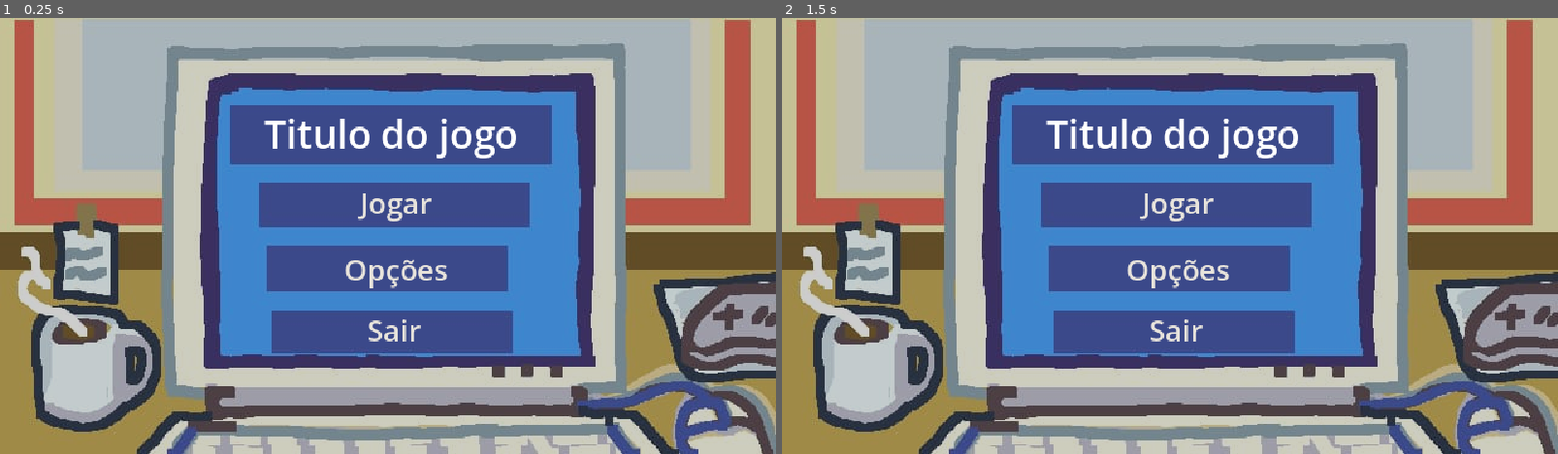
Above: before the commit, frames 1-2 (left to right).
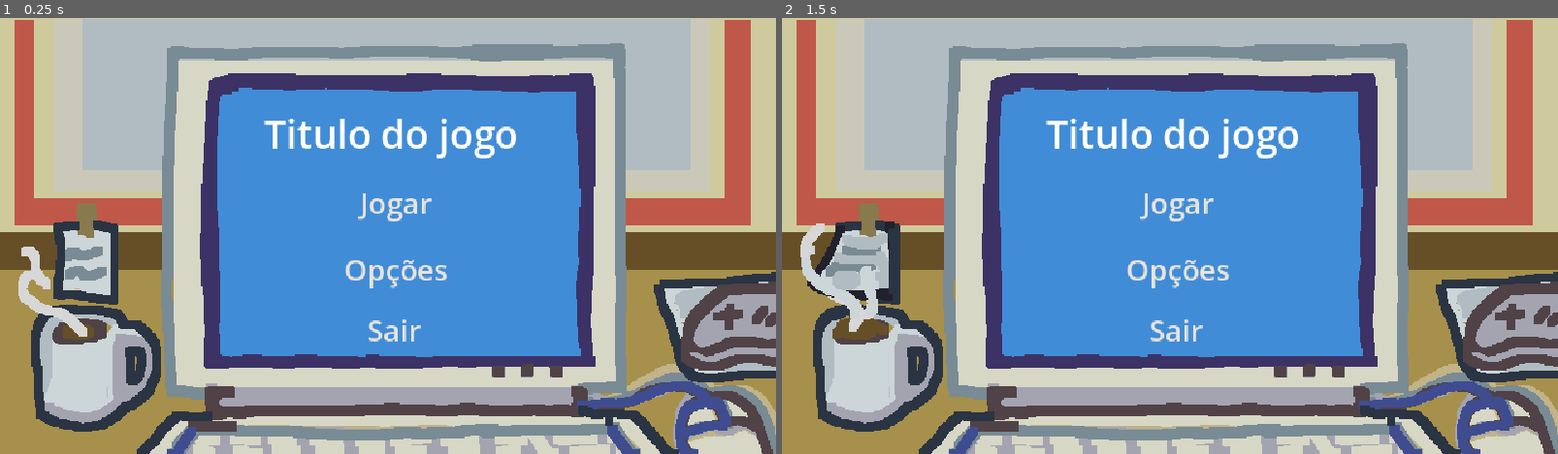
Above: after the commit, the same moments.

Repository: devrodofc/Elevator-Protocol
Game: Godot game, scene res://src/ui/menus/scenes/menu.tscn
The game is run twice, just before and just after one commit, with the same random seed, the same clock (stepped at 60 frames per second) and the same inputs.
Inputs:
- Up to frame 1 (0.25 s): no input
- Up to frame 2 (1.5 s): tap Enter at 0.5 s; tap 1 at 0.6 s; tap Space at 1.25 s; tap 2 at 1.35 s

The runs differ from the first frame. In frame 1, 17% of the frame differs, in the area x 1-100%, y 0-100%; in frame 2, 19%.

Commit message:
feito animacao para o background menu

Diff:
--- a/project.godot
+++ b/project.godot
@@ -23,6 +23,7 @@
 
 window/size/viewport_width=640
 window/size/viewport_height=360
+window/size/mode=3
 window/size/window_width_override=1920
 window/size/window_height_override=1080
 window/stretch/mode="viewport"
--- a/src/npcs/resources/male_names.tres
+++ b/src/npcs/resources/male_names.tres
@@ -1,7 +1,6 @@
-[gd_resource type="Resource" script_class="NameList" format=3]
+[gd_resource type="Resource" script_class="NameList" format=3 uid="uid://bv0ek7v8hadwd"]
 
-[ext_resource type="Script" path="res://src/npcs/resources/name_list.gd" id="1_names"]
+[ext_resource type="Script" uid="uid://dqqkx48suhb5s" path="res://src/npcs/resources/name_list.gd" id="1_names"]
 
 [resource]
 script = ExtResource("1_names")
-names = PackedStringArray("Carlos", "João", "Pedro", "Lucas", "Rafael", "Marcos", "Paulo", "André", "Bruno", "Felipe", "Gabriel", "Thiago", "Rodrigo", "Daniel", "Gustavo", "Eduardo", "Fernando", "Ricardo", "Roberto", "Sérgio", "Antônio", "José", "Luiz", "Márcio", "Renato", "Vinícius", "Leonardo", "Diego", "Fábio", "Henrique")
--- a/src/npcs/resources/standard_phrases.tres
+++ b/src/npcs/resources/standard_phrases.tres
@@ -4,5 +4,3 @@
 
 [resource]
 script = ExtResource("1_phrases")
-floor_phrases = PackedStringArray("Olá, bom dia, gostaria de ir ao andar {floor}!!", "Bom dia. Andar {floor}, por favor.", "Olá, preciso subir para o andar {floor}.", "Tenho uma reunião no {floor}º andar.", "Oi! Vou para o {floor}º andar.", "Com licença, o andar {floor} está liberado?", "Sou {name}. Tenho horário marcado no andar {floor}.", "Me chamaram no andar {floor}.", "Andar {floor}, e rápido, por favor. Estou em cima da hora.")
-no_floor_phrases = PackedStringArray("Bom dia. Preciso subir.", "Oi. Pode liberar o elevador?", "Tenho uma reunião lá em cima.", "Sou {name}. Estão me esperando.", "Com licença... preciso passar.", "Vim para uma entrevista.")
--- a/src/ui/menus/scenes/menu.tscn
+++ b/src/ui/menus/scenes/menu.tscn
@@ -1,7 +1,45 @@
 [gd_scene format=3 uid="uid://b6hgpbqqj2j76"]
 
-[ext_resource type="Texture2D" uid="uid://bb6a82yvw2cxp" path="res://src/ui/menus/assets/tela de fundo inicial.jpeg" id="1_is1k3"]
 [ext_resource type="Script" uid="uid://d4iivy11yyffy" path="res://src/ui/menus/scripts/menu.gd" id="1_wcxd3"]
+[ext_resource type="Texture2D" uid="uid://dx268n3lhjdjl" path="res://src/ui/menus/assets/background_menu1.png" id="2_kl4nh"]
+[ext_resource type="Texture2D" uid="uid://14bkwadxycu1" path="res://src/ui/menus/assets/background_menu2.png" id="3_i33cf"]
+
+[sub_resource type="Animation" id="Animation_lrlgq"]
+length = 0.001
+tracks/0/type = "value"
+tracks/0/imported = false
+tracks/0/enabled = true
+tracks/0/path = NodePath("TextureRect:texture")
+tracks/0/interp = 1
+tracks/0/loop_wrap = true
+tracks/0/keys = {
+"times": PackedFloat32Array(0),
+"transitions": PackedFloat32Array(1),
+"update": 1,
+"values": [ExtResource("2_kl4nh")]
+}
+
+[sub_resource type="Animation" id="Animation_22vns"]
+resource_name = "background_loop"
+loop_mode = 1
+tracks/0/type = "value"
+tracks/0/imported = false
+tracks/0/enabled = true
+tracks/0/path = NodePath("TextureRect:texture")
+tracks/0/interp = 1
+tracks/0/loop_wrap = true
+tracks/0/keys = {
+"times": PackedFloat32Array(0, 0.5),
+"transitions": PackedFloat32Array(1, 1),
+"update": 1,
+"values": [ExtResource("2_kl4nh"), ExtResource("3_i33cf")]
+}
+
+[sub_resource type="AnimationLibrary" id="AnimationLibrary_7pniv"]
+_data = {
+&"RESET": SubResource("Animation_lrlgq"),
+&"background_loop": SubResource("Animation_22vns")
+}
 
 [node name="Menu" type="Control" unique_id=1171505832]
 layout_mode = 3
@@ -20,7 +58,7 @@
 grow_horizontal = 2
 grow_vertical = 2
 mouse_filter = 2
-texture = ExtResource("1_is1k3")
+texture = ExtResource("2_kl4nh")
 expand_mode = 1
 stretch_mode = 6
 metadata/_edit_lock_ = true
@@ -32,7 +70,7 @@
 anchor_bottom = 1.0
 grow_horizontal = 2
 grow_vertical = 2
-color = Color(0, 0, 0, 0.19607843)
+color = Color(0, 0, 0, 0.15686275)
 
 [node name="GameTitle" type="Label" parent="." unique_id=1936966435]
 layout_mode = 0
@@ -90,3 +128,7 @@
 theme_override_font_sizes/font_size = 24
 text = "Sair"
 underline = 2
+
+[node name="AnimationPlayer" type="AnimationPlayer" parent="." unique_id=1482249748]
+libraries/ = SubResource("AnimationLibrary_7pniv")
+autoplay = &"background_loop"
--- /dev/null
+++ b/src/ui/menus/scenes/options.tscn
@@ -0,0 +1,135 @@
+[gd_scene format=3 uid="uid://0s2adho6lhr3"]
+
+[ext_resource type="Script" uid="uid://d4iivy11yyffy" path="res://src/ui/menus/scripts/menu.gd" id="1_jqr15"]
+[ext_resource type="Texture2D" uid="uid://dx268n3lhjdjl" path="res://src/ui/menus/assets/background_menu1.png" id="2_1um8p"]
+[ext_resource type="Texture2D" uid="uid://14bkwadxycu1" path="res://src/ui/menus/assets/background_menu2.png" id="3_quti6"]
+
+[sub_resource type="Animation" id="Animation_lrlgq"]
+length = 0.001
+tracks/0/type = "value"
+tracks/0/imported = false
+tracks/0/enabled = true
+tracks/0/path = NodePath("TextureRect:texture")
+tracks/0/interp = 1
+tracks/0/loop_wrap = true
+tracks/0/keys = {
+"times": PackedFloat32Array(0),
+"transitions": PackedFloat32Array(1),
+"update": 1,
+"values": [ExtResource("2_1um8p")]
+}
+
+[sub_resource type="Animation" id="Animation_22vns"]
+resource_name = "background_loop"
+loop_mode = 1
+tracks/0/type = "value"
+tracks/0/imported = false
+tracks/0/enabled = true
+tracks/0/path = NodePath("TextureRect:texture")
+tracks/0/interp = 1
+tracks/0/loop_wrap = true
+tracks/0/keys = {
+"times": PackedFloat32Array(0, 0.5),
+"transitions": PackedFloat32Array(1, 1),
+"update": 1,
+"values": [ExtResource("2_1um8p"), ExtResource("3_quti6")]
+}
+
+[sub_resource type="AnimationLibrary" id="AnimationLibrary_7pniv"]
+_data = {
+&"RESET": SubResource("Animation_lrlgq"),
+&"background_loop": SubResource("Animation_22vns")
+}
+
+[node name="Menu" type="Control" unique_id=1171505832]
+layout_mode = 3
+anchors_preset = 15
+anchor_right = 1.0
+anchor_bottom = 1.0
+grow_horizontal = 2
+grow_vertical = 2
+script = ExtResource("1_jqr15")
+
+[node name="TextureRect" type="TextureRect" parent="." unique_id=987170725]
+layout_mode = 1
+anchors_preset = 15
+anchor_right = 1.0
+anchor_bottom = 1.0
+grow_horizontal = 2
+grow_vertical = 2
+mouse_filter = 2
+texture = ExtResource("2_1um8p")
+expand_mode = 1
+stretch_mode = 6
+metadata/_edit_lock_ = true
+
+[node name="DarkOverlay" type="ColorRect" parent="." unique_id=1509569264]
+layout_mode = 1
+anchors_preset = 15
+anchor_right = 1.0
+anchor_bottom = 1.0
+grow_horizontal = 2
+grow_vertical = 2
+color = Color(0, 0, 0, 0.15686275)
+
+[node name="OptionsTitle" type="Label" parent="." unique_id=1936966435]
+layout_mode = 0
+offset_left = 218.0
+offset_top = 73.0
+offset_right = 428.0
+offset_bottom = 118.0
+theme_override_font_sizes/font_size = 32
+text = "Opções"
+horizontal_alignment = 1
+
+[node name="Play" type="LinkButton" parent="." unique_id=80030593]
+layout_mode = 0
+offset_left = 297.0
+offset_top = 136.0
+offset_right = 356.0
+offset_bottom = 170.0
+focus_mode = 2
+theme_override_colors/font_color = Color(0.9098039, 0.89411765, 0.8627451, 1)
+theme_override_colors/font_focus_color = Color(1, 0.81960785, 0.4, 1)
+theme_override_colors/font_pressed_color = Color(1, 1, 1, 1)
+theme_override_colors/font_hover_color = Color(1, 0.81960785, 0.4, 1)
+theme_override_colors/font_hover_pressed_color = Color(1, 0.81960785, 0.4, 1)
+theme_override_font_sizes/font_size = 24
+text = "Jogar"
+underline = 2
+
+[node name="Options" type="LinkButton" parent="." unique_id=1845285801]
+layout_mode = 0
+offset_left = 284.0
+offset_top = 191.0
+offset_right = 370.0
+offset_bottom = 225.0
+focus_mode = 2
+theme_override_colors/font_color = Color(0.9098039, 0.89411765, 0.8627451, 1)
+theme_override_colors/font_focus_color = Color(1, 0.81960785, 0.4, 1)
+theme_override_colors/font_pressed_color = Color(1, 1, 1, 1)
+theme_override_colors/font_hover_color = Color(1, 0.81960785, 0.4, 1)
+theme_override_colors/font_hover_pressed_color = Color(1, 0.81960785, 0.4, 1)
+theme_override_font_sizes/font_size = 24
+text = "Opções"
+underline = 2
+
+[node name="Quit" type="LinkButton" parent="." unique_id=2098872156]
+layout_mode = 0
+offset_left = 303.0
+offset_top = 241.0
+offset_right = 362.0
+offset_bottom = 275.0
+focus_mode = 2
+theme_override_colors/font_color = Color(0.9098039, 0.89411765, 0.8627451, 1)
+theme_override_colors/font_focus_color = Color(1, 0.81960785, 0.4, 1)
+theme_override_colors/font_pressed_color = Color(1, 1, 1, 1)
+theme_override_colors/font_hover_color = Color(1, 0.81960785, 0.4, 1)
+theme_override_colors/font_hover_pressed_color = Color(1, 0.81960785, 0.4, 1)
+theme_override_font_sizes/font_size = 24
+text = "Sair"
+underline = 2
+
+[node name="AnimationPlayer" type="AnimationPlayer" parent="." unique_id=1482249748]
+libraries/ = SubResource("AnimationLibrary_7pniv")
+autoplay = &"background_loop"
--- a/src/ui/menus/scripts/menu.gd
+++ b/src/ui/menus/scripts/menu.gd
@@ -1,11 +1,13 @@
 extends Control
 
 @onready var play_button: LinkButton = $Play
+@onready var options_button: LinkButton = $Options
 @onready var quit_button: LinkButton = $Quit
 
 
 func _ready() -> void:
 	play_button.pressed.connect(_on_play_pressed)
+	options_button.pressed.connect(_on_options_pressed)
 	quit_button.pressed.connect(_on_quit_pressed)
 
 
@@ -15,5 +17,11 @@
 	)
 
 
+func _on_options_pressed() -> void:
+	get_tree().change_scene_to_file(
+        "res://src/ui/menus/scenes/options.tscn"
+	)
+
+
 func _on_quit_pressed() -> void:
 	get_tree().quit()
Binary file added: src/npcs/assets/marta/Npc2 frame 1.png
Not shown, changed: src/npcs/assets/marta/Npc2 frame 1.png.import
Binary file added: src/npcs/assets/marta/Npc2 frame 2.png
Not shown, added: src/npcs/assets/marta/Npc2 frame 2.png.import
Binary file added: src/npcs/assets/marta/Npc2 frame 3.png
Not shown, added: src/npcs/assets/marta/Npc2 frame 3.png.import
Binary file added: src/ui/menus/assets/background_menu1.png
Not shown, added: src/ui/menus/assets/background_menu1.png.import
Binary file added: src/ui/menus/assets/background_menu2.png
Not shown, added: src/ui/menus/assets/background_menu2.png.import
Binary file removed: src/ui/menus/assets/tela de fundo inicial.jpeg
